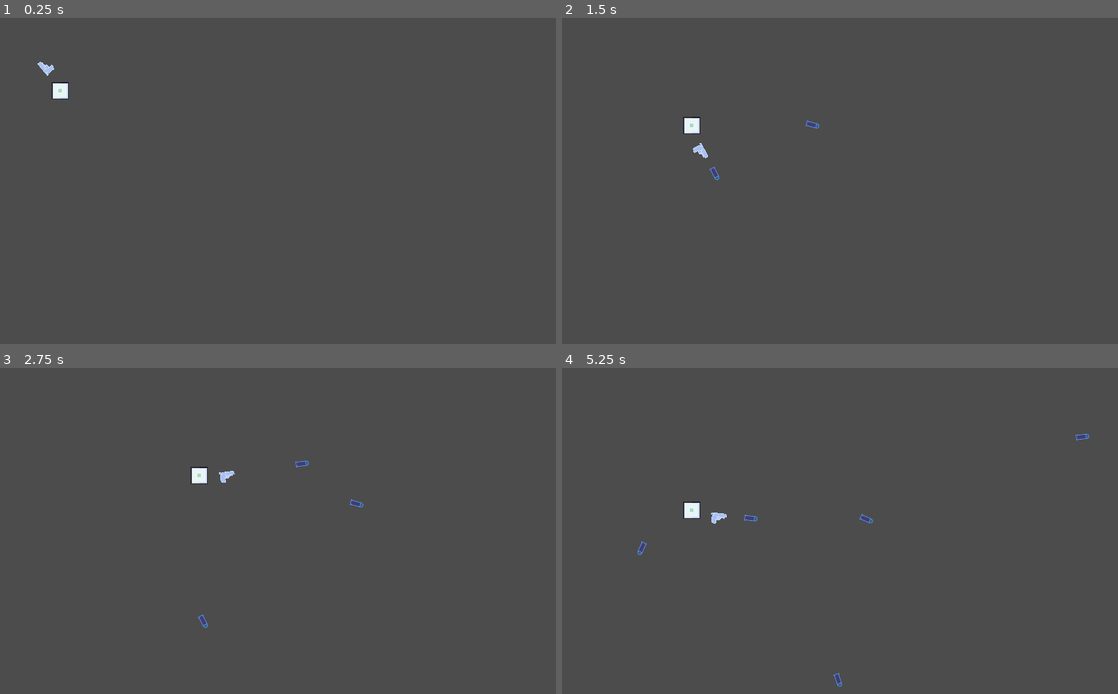
Above: before the commit, frames 1-4 (two rows, left to right).
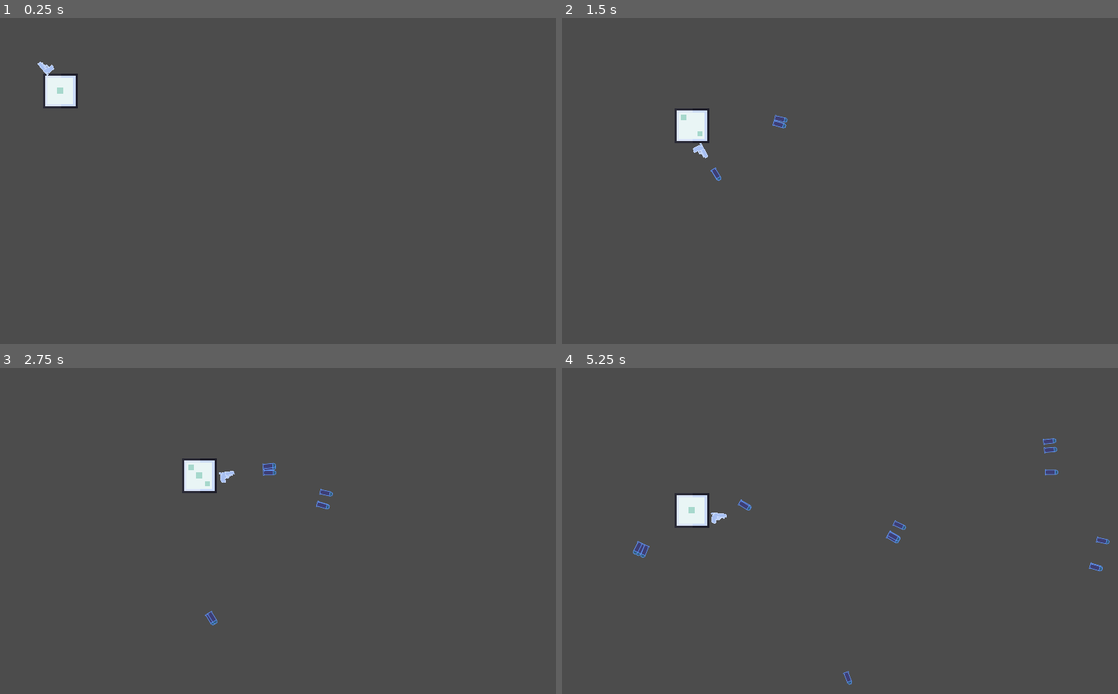
Above: after the commit, the same moments.

Repository: Cooljawty/The_Cube_Game-GMTK-Jam-2022-
Game: Godot game, scene res://World.tscn
Two runs of this game, one before a commit and one after it. Both use one fixed random seed, a clock stepped at 60 frames per second and the inputs below.
Inputs (mouse positions are in pixels of both pictures, inside the frame that each line leads up to):
- Up to frame 1 (0.25 s): no input
- Up to frame 2 (1.5 s): tap Enter at 0.5 s; move the mouse to (962, 164) at 0.52 s; press the mouse at (962, 164) at 0.53 s; hold D (Right) 0.53-1.28 s; move the mouse to (728, 197) at 1.27 s; release the mouse at (728, 197) at 1.28 s; hold S (Down) from 1.28 s (still down); click (728, 197) at 1.35 s
- Up to frame 3 (2.75 s): move the mouse to (333, 459) at 2.02 s; release S (Down) at 2.03 s; press the mouse at (333, 459) at 2.03 s; hold D (Right) from 2.03 s (still down)
- Up to frame 4 (5.25 s): move the mouse to (812, 596) at 2.77 s; release D (Right) at 2.78 s; release the mouse at (812, 596) at 2.78 s; hold W (Up) 2.78-3.53 s; click (812, 596) at 2.85 s; move the mouse to (1006, 579) at 3.52 s; press the mouse at (1006, 579) at 3.53 s; hold A (Left) 3.53-5.03 s; move the mouse to (673, 482) at 4.27 s; release the mouse at (673, 482) at 4.28 s; click (673, 482) at 4.35 s; move the mouse to (867, 531) at 5.02 s; press the mouse at (867, 531) at 5.03 s; hold S (Down) from 5.03 s (still down)

The runs differ from the first frame. In frame 1, 0.6% of the frame differs, in the area x 7-14%, y 17-28%; in frame 2, 0.7%; in frame 3, 0.9%; in frame 4, 1.2%, in the area x 12-99%, y 20-98%.

Commit message:
Guns added

Diff:
--- a/Gun/bullet.tscn
+++ b/Gun/bullet.tscn
@@ -17,5 +17,7 @@
 texture = ExtResource( 1 )
 
 [node name="Timer" type="Timer" parent="."]
+wait_time = 5.0
+autostart = true
 
 [connection signal="timeout" from="Timer" to="." method="_on_Timer_timeout"]
--- a/Gun/gun.gd
+++ b/Gun/gun.gd
@@ -3,6 +3,13 @@
 onready var node = $Node2D
 
 var BullLocate = preload("res://Gun/bullet.tscn")
+
+export var Guns = [preload("res://Gun/bullet.tscn"), preload("res://Gun/bullet.tscn"), preload("res://Gun/bullet.tscn"), preload("res://Gun/bullet.tscn"), preload("res://Gun/bullet.tscn"), preload("res://Gun/bullet.tscn"), preload("res://Gun/bullet.tscn")]
+
+onready var Player = get_parent()
+
+var Can_gun_shoot = true
+var Multi_shot
 
 # Declare member variables here. Examples:
 # var a = 2
@@ -20,14 +27,26 @@
 func _process(delta):
 	look_at(get_global_mouse_position())
 	node.rotation_degrees = rotation_degrees
+
+func _input(event):
+	get_child(0).texture = Guns[Player.Face - 1]
+	if Input.is_action_just_pressed("shoot") and Can_gun_shoot:
+		print("123")
+		Can_gun_shoot = false
+		get_child(1).start()
+		for n in Player.Face:
+			shoot(rand_range(-5,5))
+
+
+func shoot(Rotmodif):
 	var bullet = BullLocate.instance()
-	if Input.is_action_just_pressed("shoot"):
-		shoot()
-
-func shoot():
-	var bullet = BullLocate.instance()
-	get_parent().get_parent().add_child(bullet)
-	bullet.rotation_degrees = $Node2D.rotation_degrees
+	Player.get_parent().add_child(bullet)
+	bullet.rotation_degrees = $Node2D.rotation_degrees + Rotmodif
 	bullet.global_position = $Node2D/Position2D.global_position
 
 	print("bang")
+
+
+func Gun_can_shoot():
+	Can_gun_shoot = true
+	print("Text")
--- a/Gun/gun.tscn
+++ b/Gun/gun.tscn
@@ -1,16 +1,25 @@
 [gd_scene load_steps=5 format=2]
 
-[ext_resource path="res://Gun/placeholder gun.png" type="Texture" id=1]
+[ext_resource path="res://Gun/guns/placeholder gun.png" type="Texture" id=1]
 [ext_resource path="res://Gun/gun.gd" type="Script" id=2]
 [ext_resource path="res://Position2D.gd" type="Script" id=3]
-[ext_resource path="res://Dicesides/a die 2.png" type="Texture" id=5]
+[ext_resource path="res://Gun/guns/placeholder gon.png" type="Texture" id=4]
 
 [node name="gun" type="KinematicBody2D"]
 script = ExtResource( 2 )
+Guns = [ ExtResource( 4 ), ExtResource( 1 ), ExtResource( 1 ), ExtResource( 1 ), ExtResource( 1 ), ExtResource( 1 ), ExtResource( 1 ) ]
 
 [node name="Sprite" type="Sprite" parent="."]
 position = Vector2( 50, 6 )
 texture = ExtResource( 1 )
+
+[node name="Weapon delay" type="Timer" parent="."]
+wait_time = 0.2
+one_shot = true
+
+[node name="multy shot" type="Timer" parent="."]
+wait_time = 0.05
+one_shot = true
 
 [node name="Node2D" type="Node2D" parent="."]
 position = Vector2( 78, 2 )
@@ -18,6 +27,4 @@
 [node name="Position2D" type="Position2D" parent="Node2D"]
 script = ExtResource( 3 )
 
-[node name="Sprite" type="Sprite" parent="Node2D"]
-visible = false
-texture = ExtResource( 5 )
+[connection signal="timeout" from="Weapon delay" to="." method="Gun_can_shoot"]
--- a/Player/Player.gd
+++ b/Player/Player.gd
@@ -7,7 +7,7 @@
 export var Side_4 = preload("res://Dicesides/a die 1.png")
 export var Side_5 = preload("res://Dicesides/a die 1.png")
 export var Side_6 = preload("res://Dicesides/a die 1.png")
-var Face = 1
+export var Face = 1
 var debounce = 0
 var debouce_movement = 0
 
@@ -42,25 +42,21 @@
 			debounce = 1
 			self.get_child(0).set_texture(Side_5)
 			Face = 5
-			print(Face)
 			debounce = 0
 		elif Direction_ == "Up" and debounce == 0:
 			debounce = 1
 			self.get_child(0).set_texture(Side_2)
 			Face = 2
-			print(Face)
 			debounce = 0
 		elif Direction_ == "Right" and debounce == 0:
 			debounce = 1
 			self.get_child(0).set_texture(Side_3)
 			Face = 3
-			print(Face)
 			debounce = 0
 		elif Direction_ == "Left" and debounce == 0:
 			debounce = 1
 			self.get_child(0).set_texture(Side_4)
 			Face = 4
-			print(Face)
 			debounce = 0
 
 	# face 2
@@ -68,25 +64,21 @@
 		debounce = 1
 		self.get_child(0).set_texture(Side_1)
 		Face = 1
-		print(Face)
 		debounce = 0
 	elif Face == 2 and Direction_ == "Up" and debounce == 0:
 		debounce = 1
 		self.get_child(0).set_texture(Side_6)
 		Face = 6
-		print(Face)
 		debounce = 0
 	elif Face == 2 and Direction_ == "Right" and debounce == 0:
 		debounce = 1
 		self.get_child(0).set_texture(Side_3)
 		Face = 3
-		print(Face)
 		debounce = 0
 	elif Face == 2 and Direction_ == "Left" and debounce == 0:
 		debounce = 1
 		self.get_child(0).set_texture(Side_4)
 		Face = 4
-		print(Face)
 		debounce = 0
 
 	# face 3
@@ -94,25 +86,21 @@
 		debounce = 1
 		self.get_child(0).set_texture(Side_2)
 		Face = 2
-		print(Face)
 		debounce = 0
 	elif Face == 3 and Direction_ == "Up" and debounce == 0:
 		debounce = 1
 		self.get_child(0).set_texture(Side_5)
 		Face = 5
-		print(Face)
 		debounce = 0
 	elif Face == 3 and Direction_ == "Right" and debounce == 0:
 		debounce = 1
 		self.get_child(0).set_texture(Side_6)
 		Face = 6
-		print(Face)
 		debounce = 0
 	elif Face == 3 and Direction_ == "Left" and debounce == 0:
 		debounce = 1
 		self.get_child(0).set_texture(Side_1)
 		Face = 1
-		print(Face)
 		debounce = 0
 
 	# face 4
@@ -120,25 +108,21 @@
 		debounce = 1
 		self.get_child(0).set_texture(Side_5)
 		Face = 5
-		print(Face)
 		debounce = 0
 	elif Face == 4 and Direction_ == "Up" and debounce == 0:
 		debounce = 1
 		self.get_child(0).set_texture(Side_2)
 		Face = 2
-		print(Face)
 		debounce = 0
 	elif Face == 4 and Direction_ == "Right" and debounce == 0:
 		debounce = 1
 		self.get_child(0).set_texture(Side_1)
 		Face = 1
-		print(Face)
 		debounce = 0
 	elif Face == 4 and Direction_ == "Left" and debounce == 0:
 		debounce = 1
 		self.get_child(0).set_texture(Side_6)
 		Face = 6
-		print(Face)
 		debounce = 0
 
 	# face 5
@@ -146,25 +130,21 @@
 		debounce = 1
 		self.get_child(0).set_texture(Side_6)
 		Face = 6
-		print(Face)
 		debounce = 0
 	elif Face == 5 and Direction_ == "Up" and debounce == 0:
 		debounce = 1
 		self.get_child(0).set_texture(Side_1)
 		Face = 1
-		print(Face)
 		debounce = 0
 	elif Face == 5 and Direction_ == "Right" and debounce == 0:
 		debounce = 1
 		self.get_child(0).set_texture(Side_3)
 		Face = 3
-		print(Face)
 		debounce = 0
 	elif Face == 5 and Direction_ == "Left" and debounce == 0:
 		debounce = 1
 		self.get_child(0).set_texture(Side_4)
 		Face = 4
-		print(Face)
 		debounce = 0
 
 	# face 6
@@ -172,23 +152,21 @@
 		debounce = 1
 		self.get_child(0).set_texture(Side_5)
 		Face = 2
-		print(Face)
 		debounce = 0
 	elif Face == 6 and Direction_ == "Up" and debounce == 0:
 		debounce = 1
 		self.get_child(0).set_texture(Side_2)
 		Face = 5
-		print(Face)
 		debounce = 0
 	elif Face == 6 and Direction_ == "Right" and debounce == 0:
 		debounce = 1
 		self.get_child(0).set_texture(Side_3)
 		Face = 3
-		print(Face)
 		debounce = 0
 	elif Face == 6 and Direction_ == "Left" and debounce == 0:
 		debounce = 1
 		self.get_child(0).set_texture(Side_4)
 		Face = 4
-		print(Face)
+
 		debounce = 0
+	#print(Face)
--- a/Player/Player.tscn
+++ b/Player/Player.tscn
@@ -1,16 +1,27 @@
-[gd_scene load_steps=5 format=2]
+[gd_scene load_steps=10 format=2]
 
 [ext_resource path="res://Dicesides/a die 1.png" type="Texture" id=1]
 [ext_resource path="res://Player/Player.gd" type="Script" id=2]
 [ext_resource path="res://Gun/gun.tscn" type="PackedScene" id=3]
+[ext_resource path="res://Dicesides/a die 2.png" type="Texture" id=4]
+[ext_resource path="res://Dicesides/a die 5.png" type="Texture" id=5]
+[ext_resource path="res://Dicesides/a die 4.png" type="Texture" id=6]
+[ext_resource path="res://Dicesides/a die 3.png" type="Texture" id=7]
+[ext_resource path="res://Dicesides/a die 6.png" type="Texture" id=8]
 
 [sub_resource type="RectangleShape2D" id=1]
 extents = Vector2( 15.5999, 15.7265 )
 
 [node name="Player" type="KinematicBody2D"]
 script = ExtResource( 2 )
+Side_2 = ExtResource( 4 )
+Side_3 = ExtResource( 7 )
+Side_4 = ExtResource( 6 )
+Side_5 = ExtResource( 5 )
+Side_6 = ExtResource( 8 )
 
 [node name="a die 1" type="Sprite" parent="."]
+scale = Vector2( 2, 2 )
 texture = ExtResource( 1 )
 
 [node name="gun" parent="." instance=ExtResource( 3 )]
Binary file added: Gun/guns/placeholder gon.png
Not shown, changed: Gun/guns/placeholder gon.png.import
Renamed: Gun/placeholder gun.png -> Gun/guns/placeholder gun.png
Not shown, added: Gun/guns/placeholder gun.png.import
